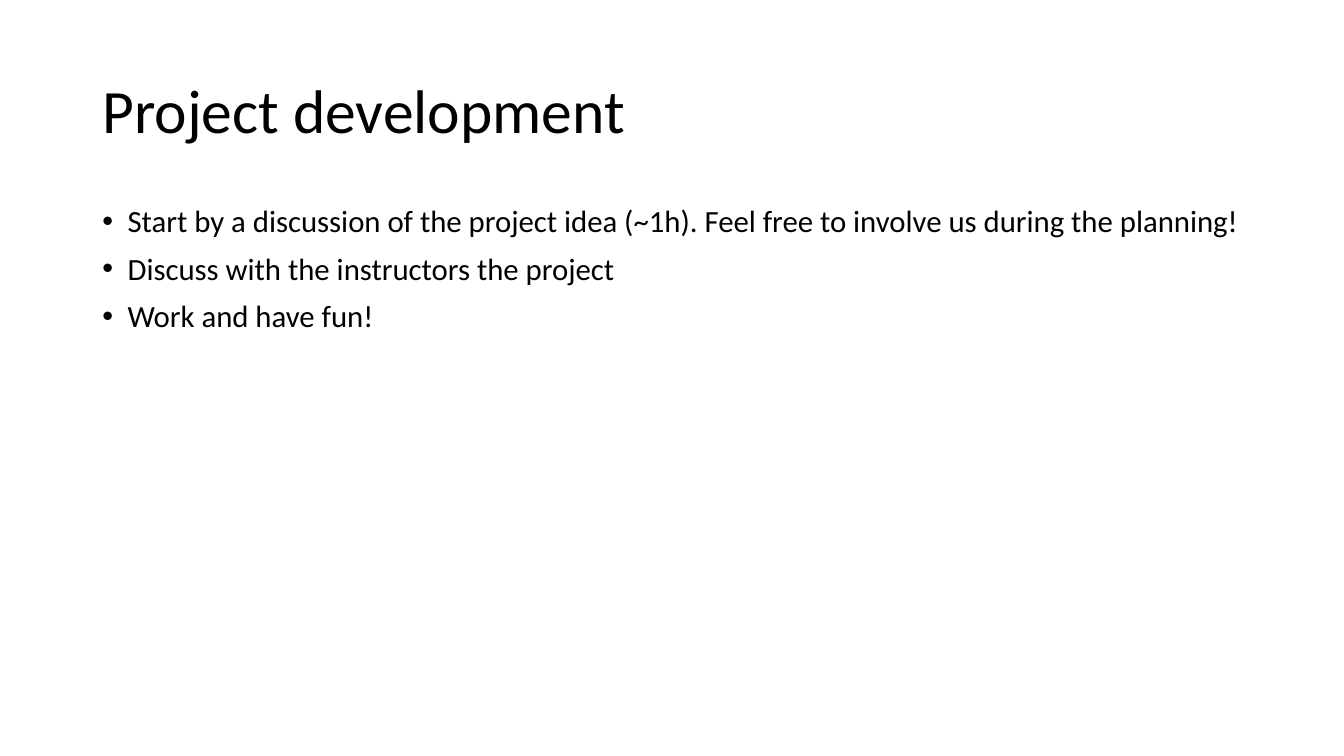
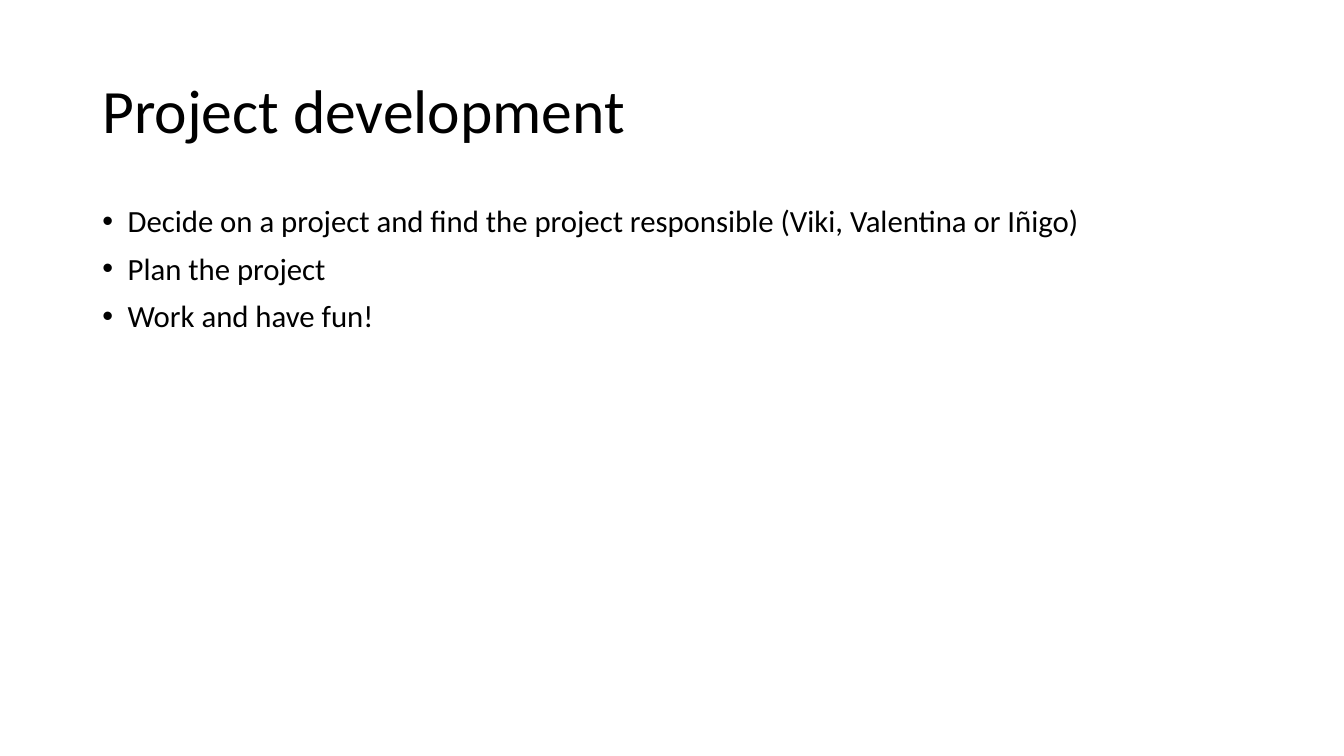
Before and after one commit to Center-for-Health-Data-Science/IntroToML, a slide deck: slide 3 of projects/ProjectIntro.pptx. Drawn at 1344x756 pixels with LibreOffice and Linux fonts; fonts in the diff are those of the drawing. Boxes give left, top, right and bottom in pixels: in the first picture for what was removed or moved away, otherwise in the second. Text is boxed around its words. In the diff, an @@ line names an element or a change of style, - is before the commit and + after.

Commit message:
updated slides of projects

```diff
--- a/projects/ProjectIntro.pptx
+++ b/projects/ProjectIntro.pptx
@@ text at box(128, 209, 1078, 286): text changed @@
-• Start by a discussion of the project idea (~1h). Feel free to involve us during the planning!
-• Discuss with the instructors the project
+• Decide on a project and find the project responsible (Viki, Valentina or Iñigo)
+• Plan the project
```
Also in this commit, not shown: 1 other slide changed, 1 other file.
